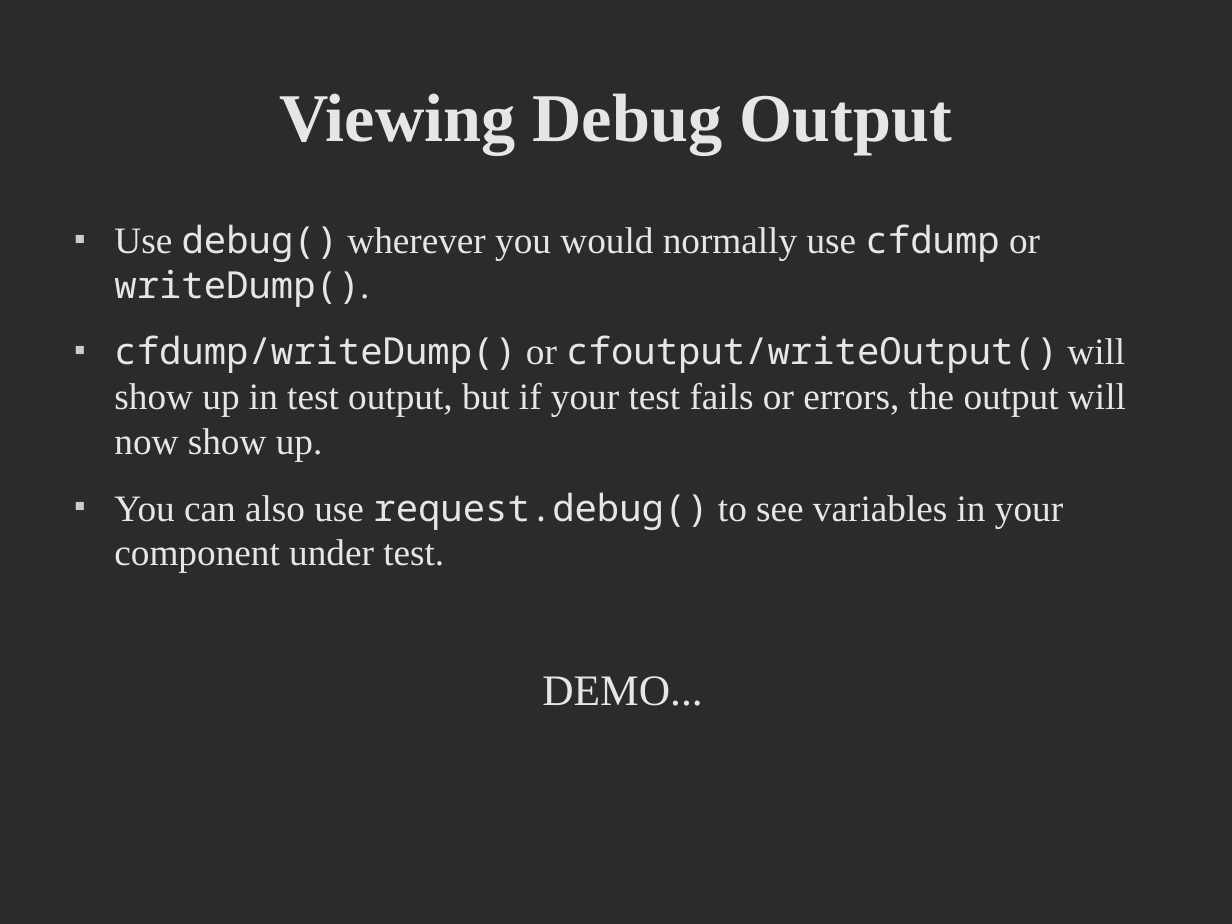
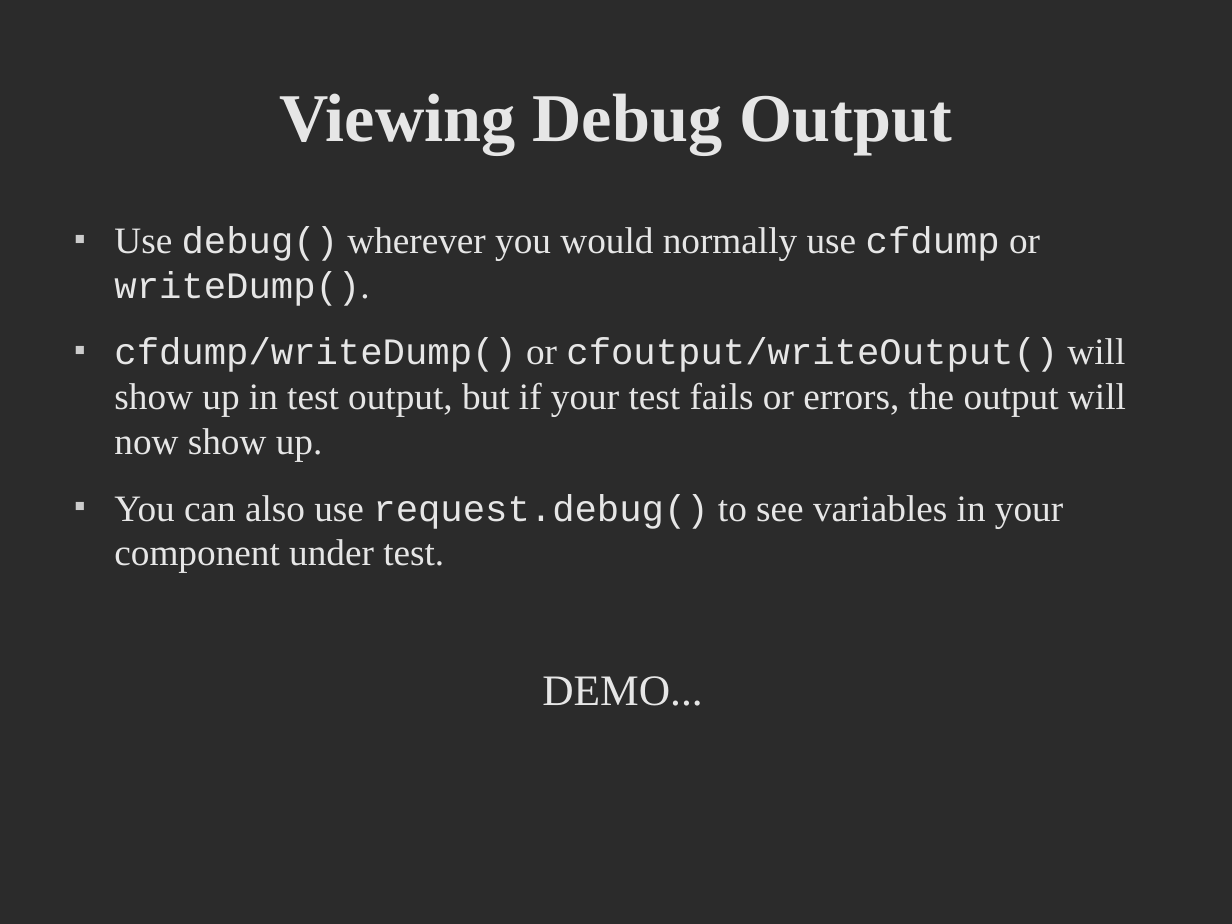
Before and after one commit to jamiekrug/cf-unit-testing-preso, a slide deck: slide 11 of slides/cf-unit-testing_cf-dev-week.odp. Drawn at 1232x924 pixels with LibreOffice and Linux fonts; fonts in the diff are those of the drawing; background and template pictures are left out; a plain dark background stands for a picture behind light text. Boxes give left, top, right and bottom in pixels: in the first picture for what was removed or moved away, otherwise in the second. Text is boxed around its words. In the diff, an @@ line names an element or a change of style, - is before the commit and + after.

Commit message:
Change slides to use more common fonts.

```diff
--- a/slides/cf-unit-testing_cf-dev-week.odp
+++ b/slides/cf-unit-testing_cf-dev-week.odp
@@ text at (114,226,1126,573): font Noto Sans Mono to Courier New in "debug() cfdump writeDump().", "cfdump/writeDump() cfoutput/writeOutput()", "request.debug()" @@
```
Also in this commit, not shown: 9 other slides changed, 1 other file.
